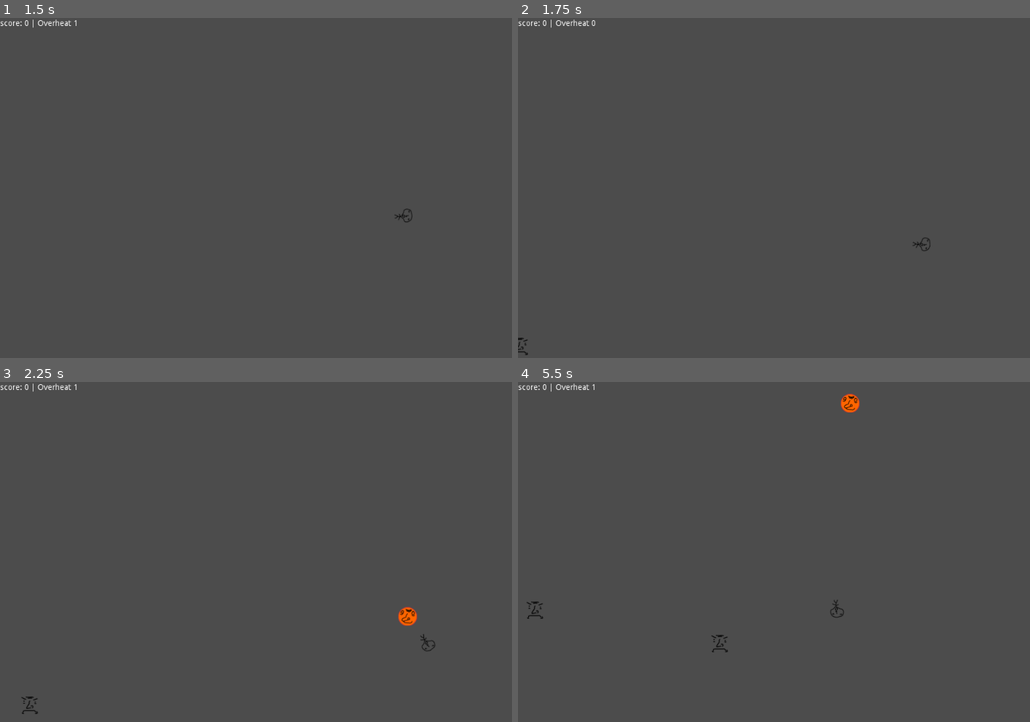
Above: before the commit, frames 1-4 (two rows, left to right).
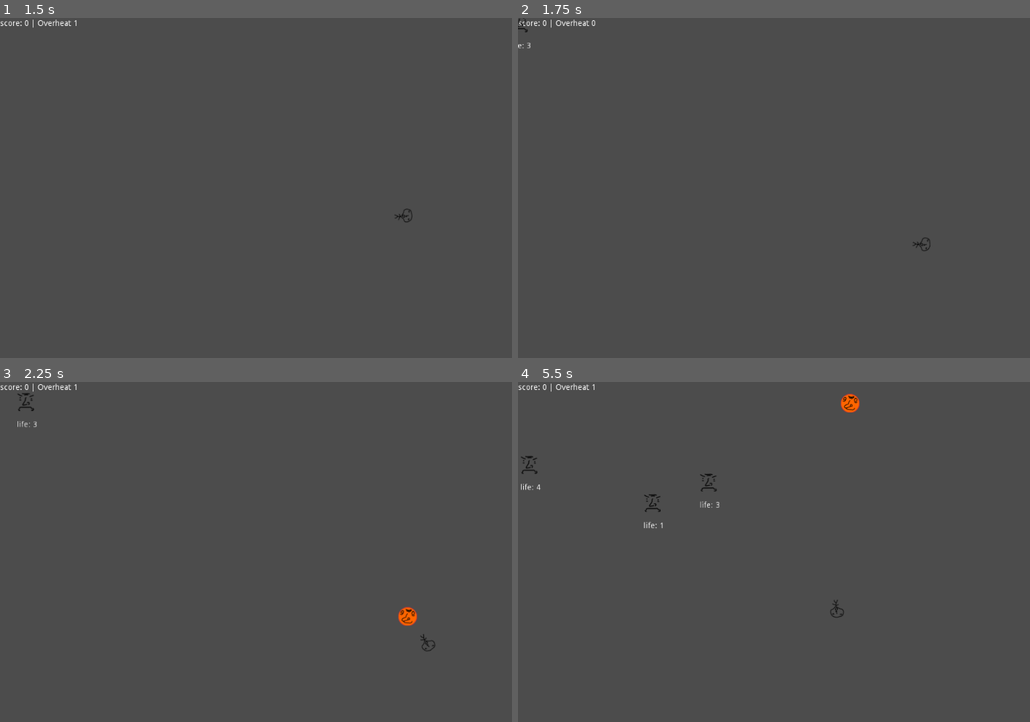
Above: after the commit, the same moments.

Repository: drarbego/Disparos
Game: Godot game, scene res://scenes/World.tscn
Same seed, same stepped clock (60 frames per second), same inputs: the game is played once before the commit and once after it.
Inputs (mouse positions are in pixels of both pictures, inside the frame that each line leads up to):
- Up to frame 1 (1.5 s): tap Enter at 0.5 s; move the mouse to (419, 171) at 0.52 s; hold D (right) 0.53-1.28 s; click (419, 171) at 0.6 s; move the mouse to (174, 205) at 1.27 s; hold S (down) from 1.28 s (still down); tap Space (powerUp) at 1.35 s
- Up to frame 2 (1.75 s): keep holding S (down)
- Up to frame 3 (2.25 s): move the mouse to (348, 477) at 2.02 s; release S (down) at 2.03 s; hold D (right) from 2.03 s (still down); click (348, 477) at 2.1 s
- Up to frame 4 (5.5 s): move the mouse to (779, 620) at 2.77 s; release D (right) at 2.78 s; hold W (up) 2.78-3.53 s; tap Space (powerUp) at 2.85, 4.35 s; move the mouse to (983, 603) at 3.52 s; hold A (left) 3.53-5.03 s; click (983, 603) at 3.6 s; move the mouse to (635, 501) at 4.27 s; move the mouse to (840, 552) at 5.02 s; hold S (down) from 5.03 s (still down); click (840, 552) at 5.1 s

Frame 1 is identical in both runs. In frame 2, less than 0.1% of the frame differs, in the area x 0-3%, y 0-100%; in frame 3, 0.1%; in frame 4, 0.3%, in the area x 0-42%, y 21-80%.

Commit message:
added random life points to enemies

Diff:
--- a/scenes/enemy.tscn
+++ b/scenes/enemy.tscn
@@ -20,5 +20,28 @@
 texture = ExtResource( 2 )
 
 [node name="freeze" type="Timer" parent="."]
+
+[node name="hud" type="MarginContainer" parent="."]
+margin_left = -16.2451
+margin_top = 20.7576
+margin_right = 23.7549
+margin_bottom = 60.7576
+
+[node name="container" type="HBoxContainer" parent="hud"]
+margin_right = 40.0
+margin_bottom = 40.0
+
+[node name="message" type="Label" parent="hud/container"]
+margin_top = 13.0
+margin_right = 24.0
+margin_bottom = 27.0
+text = "life:"
+
+[node name="lifePoints" type="Label" parent="hud/container"]
+margin_left = 28.0
+margin_top = 13.0
+margin_right = 36.0
+margin_bottom = 27.0
+text = "0"
 [connection signal="area_entered" from="." to="." method="_on_enemy_area_entered"]
 [connection signal="timeout" from="freeze" to="." method="_on_freeze_timeout"]
--- a/scripts/enemy.gd
+++ b/scripts/enemy.gd
@@ -23,6 +23,7 @@
 
 func setLifePoints(p):
 	lifePoints = p
+	updateGui()
 
 func getLifePoints():
 	return lifePoints
@@ -99,3 +100,7 @@
 		# TODO cuando choquen los enemigos, se combinan en uno mas poderoso
 		merge(area)
 		area.queue_free()
+
+func updateGui():
+	var lifePointsLabel = get_node('hud/container/lifePoints')
+	lifePointsLabel.set_text(str(lifePoints))
--- a/scripts/spawner.gd
+++ b/scripts/spawner.gd
@@ -15,6 +15,7 @@
 
 func spawn():
 	var enemy = Enemy.instance()
+	enemy.setLifePoints(randi()%4 + 1)
 	var stickTo = randi() % 2;
 	if stickTo == 0:
 		enemy.position.x = 0
